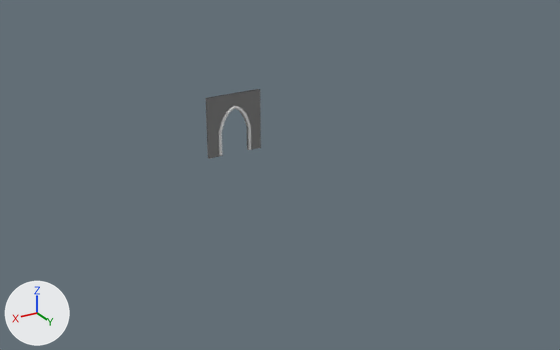
An edit to the Blender file Assets/Meshes/Front_Door.blend, drawn before and after from the same camera.
Both versions are drawn from a 50 mm lens placed at (24.8, 44.0, 19.4), pointed at (-0.4, 2.0, -1.6). The lights are fixed; the arrows at lower left show +X, +Y and +Z.

Names of what the first picture shows: 'ArchwayArray', 'LOD_B_Front Door 1'.
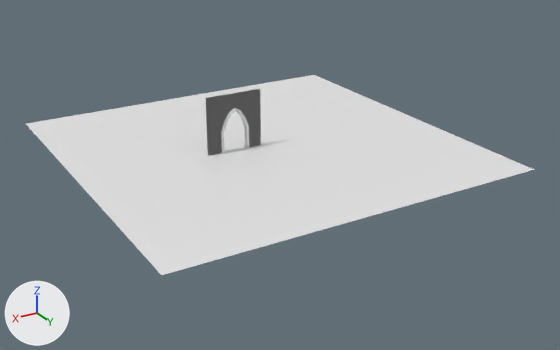
ob_archwayarray_001 is not drawn itself; it is used by a modifier of ob_archwayarray.

Boxes [x1, y1, x2, y2] around the edits, measured in the pictures (560 x 350 px):
'Plane', added: after [26, 75, 534, 275]
'ArchwayArray', moved: before [219, 105, 251, 155]; after [221, 108, 249, 154]

What changed in the scene script:
```text
Add me_plane:
    me_plane.from_pydata([(-1.0, -1.0, 0.0), (1.0, -1.0, 0.0), (-1.0, 1.0, 0.0), (1.0, 1.0, 0.0)], [], [(0, 1, 3, 2)])
Change ob_archwayarray_001:
    ob_archwayarray_001.location: (1.0, -0.0785, 0.0) -> (1.0, -0.0371, 0.0)
Change ob_archwayarray:
    ob_archwayarray.location: (1.0, -0.2, 0.0) -> (1.0, 0.01, 0.0)
Add ob_plane:
    ob_plane = bpy.data.objects.new('Plane', me_plane)
    ob_plane.location = (0.0, 0.0, 0.0)
    ob_plane.scale = (-12.9, -12.9, -12.9)
```
